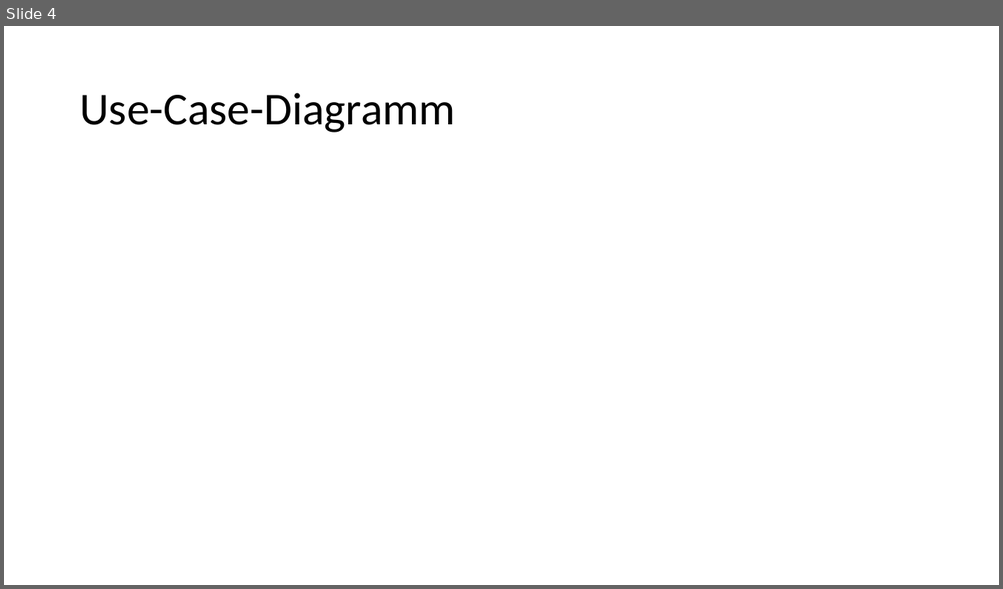
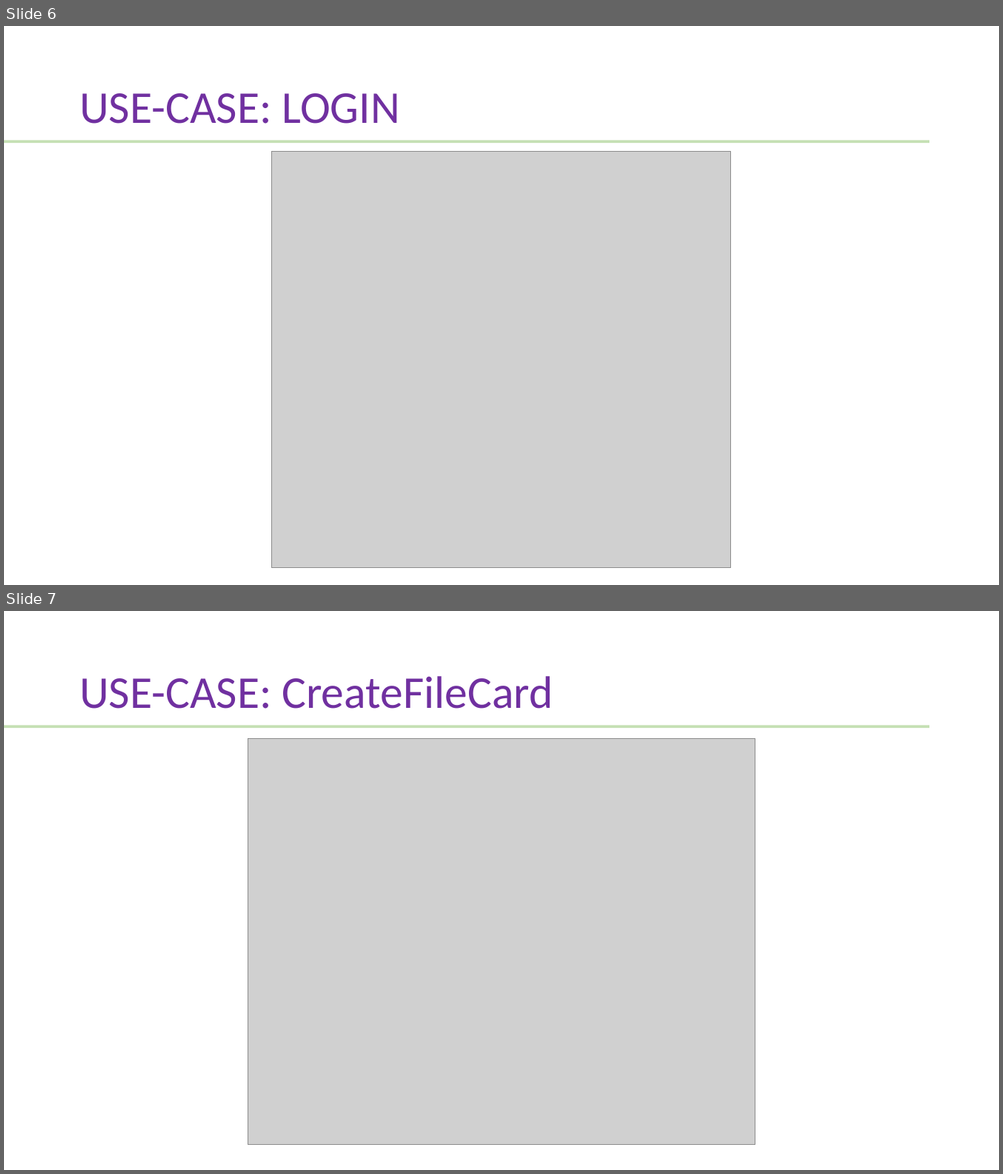
Before and after one commit to WI18C/Lernsoftware, a slide deck: Zwischenpräsentation.pptx. Shown one above the other, each under a label of ours: slide 4 before the commit, slides 6 and 7 after it. The pictures are 1003x589 and 1003x1174 pixels, drawn with LibreOffice and Linux fonts; fonts in the diff are those of the drawing; grey boxes stand for pictures. Boxes give left, top, right and bottom in pixels: in the first picture for what was removed or moved away, otherwise in the second. Text is boxed around its words. In the diff, an @@ line names an element or a change of style, - is before the commit and + after.

```diff
--- a/Zwischenpräsentation.pptx
+++ b/Zwischenpräsentation.pptx
@@ slide 7 added at [4, 611, 999, 1170], background #FFFFFF; not listed: 1 template element that a slide beside it also shows @@
@@ title added at [79, 676, 552, 709], 44 pt, text #7030A0 @@
+USE-CASE: CreateFileCard
@@ picture added at [248, 739, 754, 1146] @@
@@ what was slide 4 is now slide 6 @@
@@ slide 6 changed as well @@
@@ title at [79, 93, 399, 124]: text changed; text colour #000000 to #7030A0 @@
-Use-Case-Diagramm
+USE-CASE: LOGIN
@@ rectangle added at [4, 140, 929, 143], fill #C5E0B4 @@
@@ picture added at [272, 151, 731, 568] @@
```
Also in this commit, not shown: 9 other slides changed, 4 other slides added, 2 slides removed.
